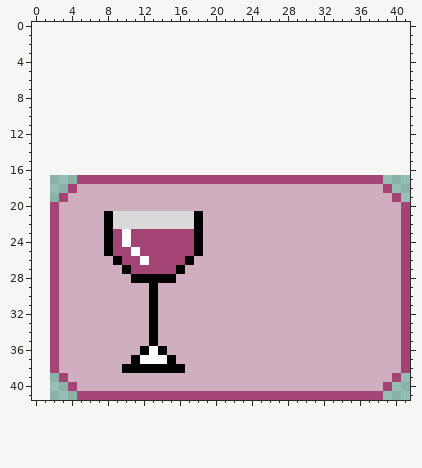
Edited in one commit: pixel-art file (aseprite_working_file/wine_button.aseprite). Above is the file before it was changed.
40x25 pixels, 1 frame. The old version is drawn lined up with the new one, on the new canvas.
Once edited:
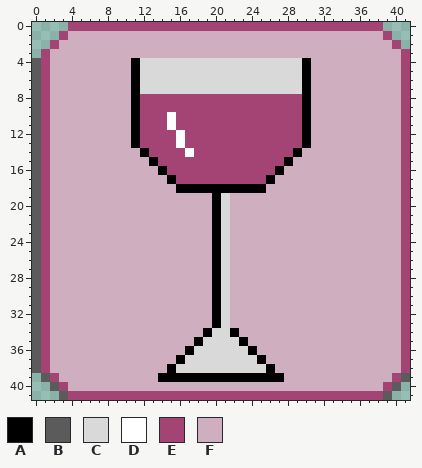
Palette (. is transparent): A #000000  B #5c5b5b  C #d9d9d9  D #ffffff  E #a34474  F #cfaebf
Change:
canvas 40x25 -> 42x42, the old top-left corner now at 2,17
@@ x 0..41 @@
- 0 ..........................................
- 1 ..........................................
- 2 ..........................................
- 3 ..........................................
- 4 ..........................................
- 5 ..........................................
- 6 ..........................................
- 7 ..........................................
- 8 ..........................................
- 9 ..........................................
-10 ..........................................
-11 ..........................................
-12 ..........................................
-13 ..........................................
-14 ..........................................
-15 ..........................................
-16 ..........................................
-17 .....EEEEEEEEEEEEEEEEEEEEEEEEEEEEEEEEEE...
-18 ....EFFFFFFFFFFFFFFFFFFFFFFFFFFFFFFFFFFE..
-19 ...EFFFFFFFFFFFFFFFFFFFFFFFFFFFFFFFFFFFFE.
-20 ..EFFFFFFFFFFFFFFFFFFFFFFFFFFFFFFFFFFFFFFE
-21 ..EFFFFFACCCCCCCCCAFFFFFFFFFFFFFFFFFFFFFFE
-22 ..EFFFFFACCCCCCCCCAFFFFFFFFFFFFFFFFFFFFFFE
-23 ..EFFFFFAEDEEEEEEEAFFFFFFFFFFFFFFFFFFFFFFE
-24 ..EFFFFFAEDEEEEEEEAFFFFFFFFFFFFFFFFFFFFFFE
-25 ..EFFFFFAEEDEEEEEEAFFFFFFFFFFFFFFFFFFFFFFE
-26 ..EFFFFFFAEEDEEEEAFFFFFFFFFFFFFFFFFFFFFFFE
-27 ..EFFFFFFFAEEEEEAFFFFFFFFFFFFFFFFFFFFFFFFE
-28 ..EFFFFFFFFAAAAAFFFFFFFFFFFFFFFFFFFFFFFFFE
-29 ..EFFFFFFFFFFAFFFFFFFFFFFFFFFFFFFFFFFFFFFE
-30 ..EFFFFFFFFFFAFFFFFFFFFFFFFFFFFFFFFFFFFFFE
-31 ..EFFFFFFFFFFAFFFFFFFFFFFFFFFFFFFFFFFFFFFE
-32 ..EFFFFFFFFFFAFFFFFFFFFFFFFFFFFFFFFFFFFFFE
-33 ..EFFFFFFFFFFAFFFFFFFFFFFFFFFFFFFFFFFFFFFE
-34 ..EFFFFFFFFFFAFFFFFFFFFFFFFFFFFFFFFFFFFFFE
-35 ..EFFFFFFFFFFAFFFFFFFFFFFFFFFFFFFFFFFFFFFE
-36 ..EFFFFFFFFFADAFFFFFFFFFFFFFFFFFFFFFFFFFFE
-37 ..EFFFFFFFFADDDAFFFFFFFFFFFFFFFFFFFFFFFFFE
-38 ..EFFFFFFFAAAAAAAFFFFFFFFFFFFFFFFFFFFFFFFE
-39 ...EFFFFFFFFFFFFFFFFFFFFFFFFFFFFFFFFFFFFE.
-40 ....EFFFFFFFFFFFFFFFFFFFFFFFFFFFFFFFFFFE..
-41 .....EEEEEEEEEEEEEEEEEEEEEEEEEEEEEEEEEE...
+ 0 ....EEEEEEEEEEEEEEEEEEEEEEEEEEEEEEEEEEE...
+ 1 ...EFFFFFFFFFFFFFFFFFFFFFFFFFFFFFFFFFFFE..
+ 2 ..EFFFFFFFFFFFFFFFFFFFFFFFFFFFFFFFFFFFFFE.
+ 3 .EFFFFFFFFFFFFFFFFFFFFFFFFFFFFFFFFFFFFFFFE
+ 4 BEFFFFFFFFFACCCCCCCCCCCCCCCCCCAFFFFFFFFFFE
+ 5 BEFFFFFFFFFACCCCCCCCCCCCCCCCCCAFFFFFFFFFFE
+ 6 BEFFFFFFFFFACCCCCCCCCCCCCCCCCCAFFFFFFFFFFE
+ 7 BEFFFFFFFFFACCCCCCCCCCCCCCCCCCAFFFFFFFFFFE
+ 8 BEFFFFFFFFFAEEEEEEEEEEEEEEEEEEAFFFFFFFFFFE
+ 9 BEFFFFFFFFFAEEEEEEEEEEEEEEEEEEAFFFFFFFFFFE
+10 BEFFFFFFFFFAEEEDEEEEEEEEEEEEEEAFFFFFFFFFFE
+11 BEFFFFFFFFFAEEEDEEEEEEEEEEEEEEAFFFFFFFFFFE
+12 BEFFFFFFFFFAEEEEDEEEEEEEEEEEEEAFFFFFFFFFFE
+13 BEFFFFFFFFFAEEEEDEEEEEEEEEEEEEAFFFFFFFFFFE
+14 BEFFFFFFFFFFAEEEEDEEEEEEEEEEEAFFFFFFFFFFFE
+15 BEFFFFFFFFFFFAEEEEEEEEEEEEEEAFFFFFFFFFFFFE
+16 BEFFFFFFFFFFFFAEEEEEEEEEEEEAFFFFFFFFFFFFFE
+17 BEFFFFFFFFFFFFFAEEEEEEEEEEAFFFFFFFFFFFFFFE
+18 BEFFFFFFFFFFFFFFAAAAAAAAAAFFFFFFFFFFFFFFFE
+19 BEFFFFFFFFFFFFFFFFFFACFFFFFFFFFFFFFFFFFFFE
+20 BEFFFFFFFFFFFFFFFFFFACFFFFFFFFFFFFFFFFFFFE
+21 BEFFFFFFFFFFFFFFFFFFACFFFFFFFFFFFFFFFFFFFE
+22 BEFFFFFFFFFFFFFFFFFFACFFFFFFFFFFFFFFFFFFFE
+23 BEFFFFFFFFFFFFFFFFFFACFFFFFFFFFFFFFFFFFFFE
+24 BEFFFFFFFFFFFFFFFFFFACFFFFFFFFFFFFFFFFFFFE
+25 BEFFFFFFFFFFFFFFFFFFACFFFFFFFFFFFFFFFFFFFE
+26 BEFFFFFFFFFFFFFFFFFFACFFFFFFFFFFFFFFFFFFFE
+27 BEFFFFFFFFFFFFFFFFFFACFFFFFFFFFFFFFFFFFFFE
+28 BEFFFFFFFFFFFFFFFFFFACFFFFFFFFFFFFFFFFFFFE
+29 BEFFFFFFFFFFFFFFFFFFACFFFFFFFFFFFFFFFFFFFE
+30 BEFFFFFFFFFFFFFFFFFFACFFFFFFFFFFFFFFFFFFFE
+31 BEFFFFFFFFFFFFFFFFFFACFFFFFFFFFFFFFFFFFFFE
+32 BEFFFFFFFFFFFFFFFFFFACFFFFFFFFFFFFFFFFFFFE
+33 BEFFFFFFFFFFFFFFFFFFACFFFFFFFFFFFFFFFFFFFE
+34 BEFFFFFFFFFFFFFFFFFACCAFFFFFFFFFFFFFFFFFFE
+35 BEFFFFFFFFFFFFFFFFACCCCAFFFFFFFFFFFFFFFFFE
+36 BEFFFFFFFFFFFFFFFACCCCCCAFFFFFFFFFFFFFFFFE
+37 BEFFFFFFFFFFFFFFACCCCCCCCAFFFFFFFFFFFFFFFE
+38 BEFFFFFFFFFFFFFACCCCCCCCCCAFFFFFFFFFFFFFFE
+39 .BEFFFFFFFFFFFAAAAAAAAAAAAAAFFFFFFFFFFFFEB
+40 ..BEFFFFFFFFFFFFFFFFFFFFFFFFFFFFFFFFFFFEB.
+41 ...BEEEEEEEEEEEEEEEEEEEEEEEEEEEEEEEEEEEB..
Where, in picture pixels (left, top, right, bottom), the same in both pictures:
changed: (32, 22, 410, 400)
